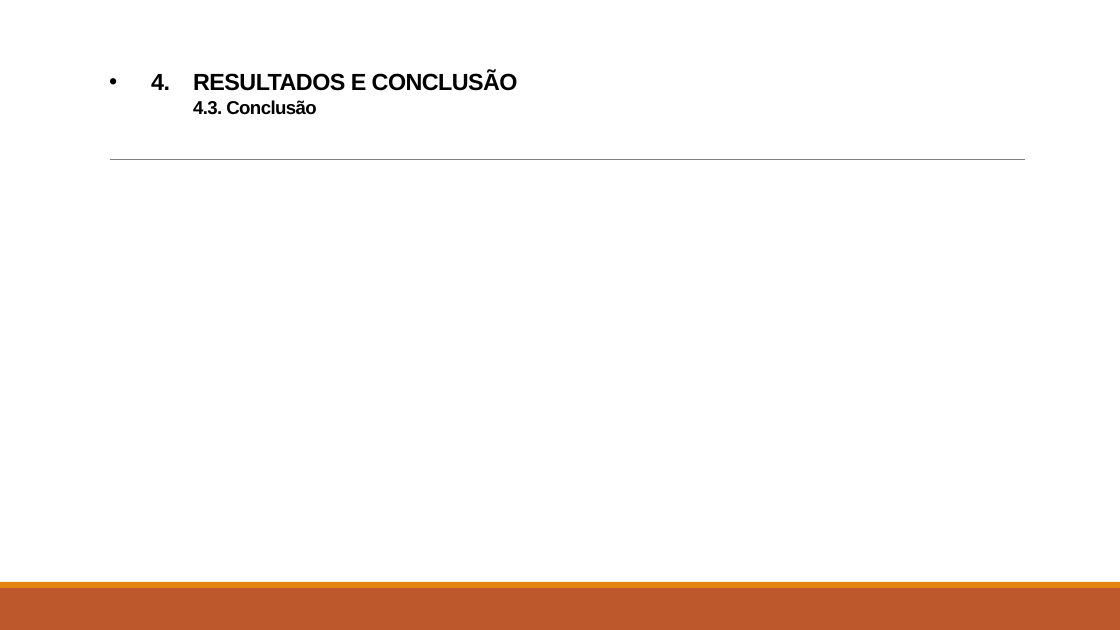
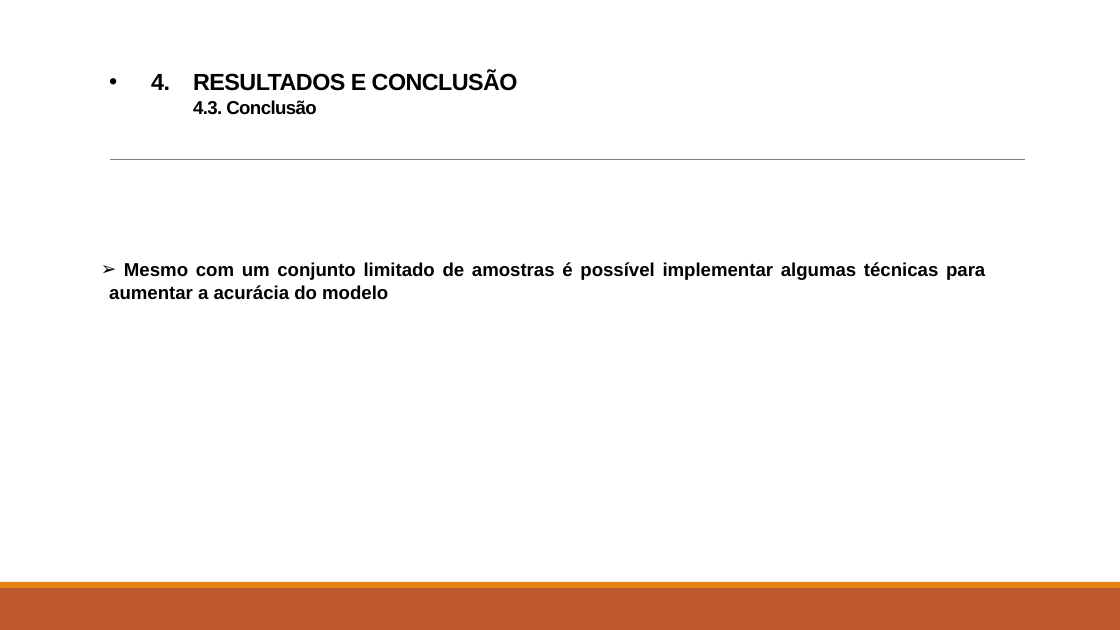
Before and after one commit to kevinsrq/data_augmentation, a slide deck: slide 16 of Apresentação.pptx. Drawn at 1120x630 pixels with LibreOffice and Linux fonts; fonts in the diff are those of the drawing. Boxes give left, top, right and bottom in pixels: in the first picture for what was removed or moved away, otherwise in the second. Text is boxed around its words. In the diff, an @@ line names an element or a change of style, - is before the commit and + after.

```diff
--- a/Apresentação.pptx
+++ b/Apresentação.pptx
@@ text added at box(109, 262, 985, 300), 16 pt, text #000000, bold @@
+➢ Mesmo com um conjunto limitado de amostras é possível implementar algumas técnicas para aumentar a acurácia do modelo
```
Also in this commit, not shown: 8 other slides changed.
